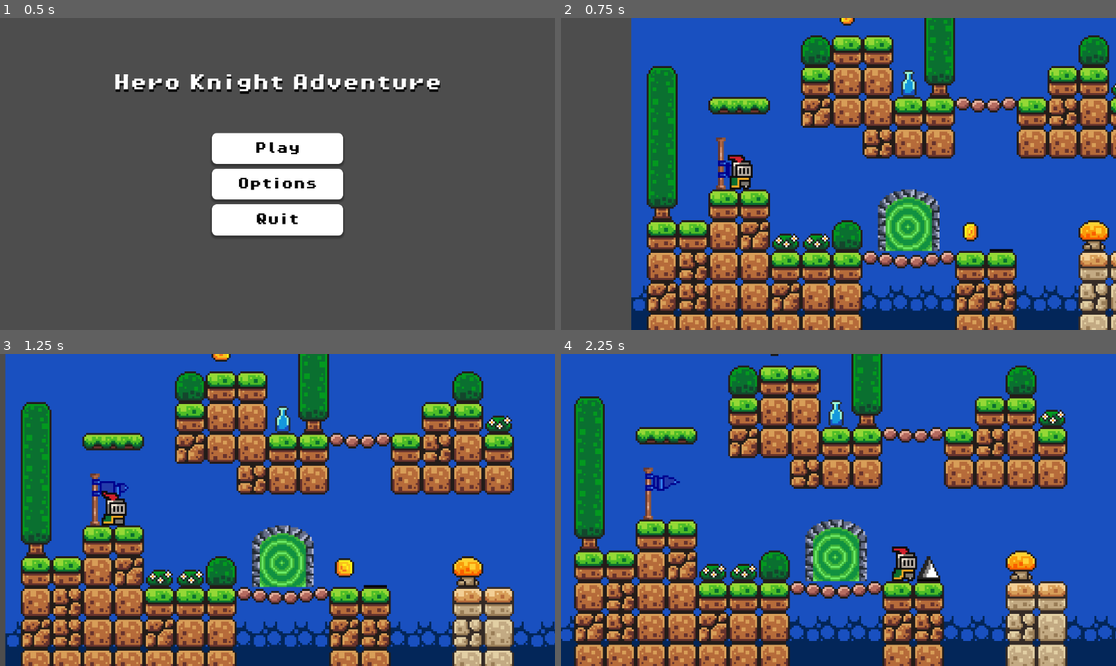
Above: before the commit, frames 1-4 (two rows, left to right).
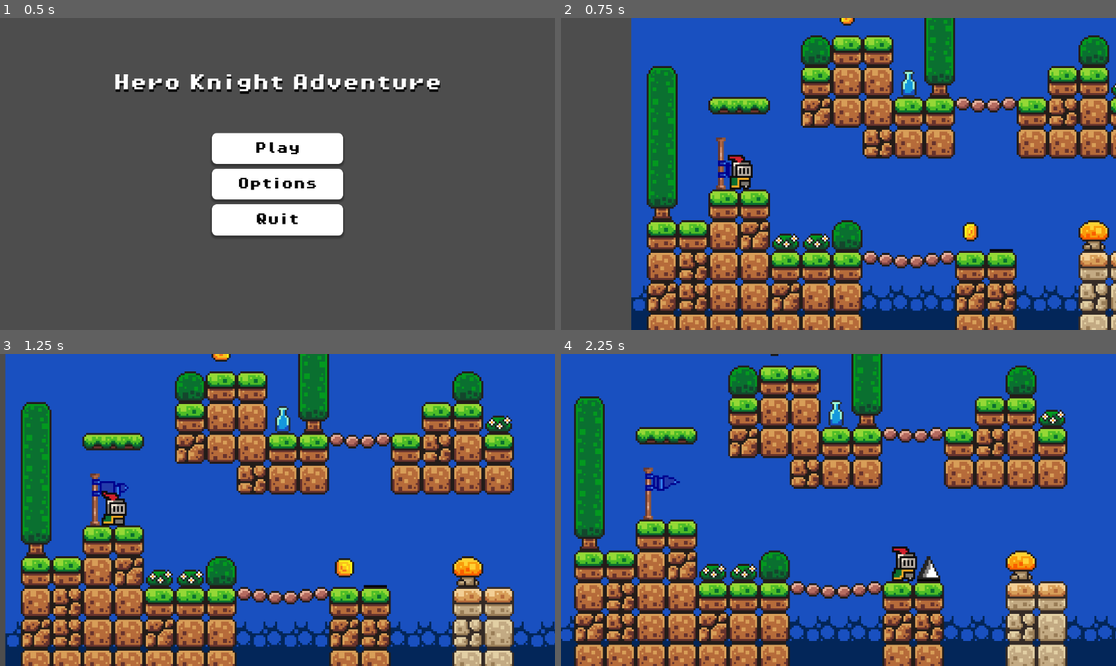
Above: after the commit, the same moments.

Repository: Dary30/hero-knight-adventure
Game: Godot game, scene res://scenes/ui/MainMenu.tscn
The game is run twice, just before and just after one commit, with the same random seed, the same clock (stepped at 60 frames per second) and the same inputs.
Inputs:
- Up to frame 1 (0.5 s): no input
- Up to frame 2 (0.75 s): click "Play" at 0.5 s
- Up to frame 3 (1.25 s): no input
- Up to frame 4 (2.25 s): hold D (move_right) from 1.28 s (still down); tap Space (jump) at 1.52 s

Frame 1 is identical in both runs. In frame 2, 2.1% of the frame differs, in the area x 57-69%, y 54-75%; in frame 3, 2.1%; in frame 4, 2.1%.

Commit message:
Fix portal logic
Added a delay before switching the scene.

Diff:
--- a/scenes/levels/Tutorial.tscn
+++ b/scenes/levels/Level0.tscn
@@ -1,19 +1,20 @@
-[gd_scene load_steps=13 format=4 uid="uid://cxr50oxeme7c"]
-
-[ext_resource type="Texture2D" uid="uid://dsqe6eu8lc7x0" path="res://assets/sprites/world_tileset.png" id="1_8omqi"]
-[ext_resource type="Script" uid="uid://6svpc7mr1rmi" path="res://scripts/game_manager.gd" id="1_61wbf"]
-[ext_resource type="PackedScene" uid="uid://165lto56x54j" path="res://scenes/characters/Player.tscn" id="2_dlxjb"]
-[ext_resource type="Texture2D" uid="uid://v2c7swtvmc5k" path="res://assets/sprites/ui_coin.png" id="2_elm2s"]
-[ext_resource type="PackedScene" uid="uid://divceca0xdplw" path="res://scenes/mechanics/Killzone.tscn" id="3_dlxjb"]
-[ext_resource type="FontFile" uid="uid://rcf8py33vxyi" path="res://assets/fonts/PixelOperator8.ttf" id="4_af4br"]
-[ext_resource type="PackedScene" uid="uid://ip4knfpma1nj" path="res://scenes/mechanics/Checkpoint.tscn" id="5_0t4of"]
-[ext_resource type="PackedScene" uid="uid://c8l0nchdctlbn" path="res://scenes/collectibles/Coin.tscn" id="5_7ktok"]
-[ext_resource type="PackedScene" uid="uid://cfysjm623s8jh" path="res://scenes/enemies/Spike.tscn" id="6_off5s"]
+[gd_scene load_steps=14 format=4 uid="uid://cxr50oxeme7c"]
+
+[ext_resource type="Script" uid="uid://6svpc7mr1rmi" path="res://scripts/game_manager.gd" id="1_ue060"]
+[ext_resource type="Texture2D" uid="uid://v2c7swtvmc5k" path="res://assets/sprites/ui_coin.png" id="2_oswwn"]
+[ext_resource type="PackedScene" uid="uid://165lto56x54j" path="res://scenes/characters/Player.tscn" id="3_c2uwi"]
+[ext_resource type="PackedScene" uid="uid://divceca0xdplw" path="res://scenes/mechanics/Killzone.tscn" id="4_n5l3n"]
+[ext_resource type="Texture2D" uid="uid://dsqe6eu8lc7x0" path="res://assets/sprites/world_tileset.png" id="5_6se2n"]
+[ext_resource type="FontFile" uid="uid://rcf8py33vxyi" path="res://assets/fonts/PixelOperator8.ttf" id="6_hsw41"]
+[ext_resource type="PackedScene" uid="uid://ip4knfpma1nj" path="res://scenes/mechanics/Checkpoint.tscn" id="7_auvjl"]
+[ext_resource type="PackedScene" uid="uid://cfysjm623s8jh" path="res://scenes/enemies/Spike.tscn" id="8_l5fl4"]
+[ext_resource type="PackedScene" uid="uid://c8l0nchdctlbn" path="res://scenes/collectibles/Coin.tscn" id="9_nx170"]
+[ext_resource type="PackedScene" uid="uid://ljk0lsnem58n" path="res://scenes/mechanics/Portal.tscn" id="10_h27y2"]
 
 [sub_resource type="WorldBoundaryShape2D" id="WorldBoundaryShape2D_dlxjb"]
 
 [sub_resource type="TileSetAtlasSource" id="TileSetAtlasSource_af4br"]
-texture = ExtResource("1_8omqi")
+texture = ExtResource("5_6se2n")
 0:0/0 = 0
 0:0/0/physics_layer_0/polygon_0/points = PackedVector2Array(-8, -8, 8, -8, 8, 8, -8, 8)
 1:0/0 = 0
@@ -264,46 +265,49 @@
 offset_top = 299.0
 offset_right = 1372.0
 offset_bottom = 307.0
-theme_override_fonts/font = ExtResource("4_af4br")
+theme_override_fonts/font = ExtResource("6_hsw41")
 theme_override_font_sizes/font_size = 8
 text = "SPIKES!!! Be careful."
 metadata/_edit_use_anchors_ = true
 
 [node name="Checkpoints" type="Node" parent="."]
 
-[node name="Checkpoint" parent="Checkpoints" instance=ExtResource("5_0t4of")]
+[node name="Checkpoint" parent="Checkpoints" instance=ExtResource("7_auvjl")]
 position = Vector2(59, 437)
 
-[node name="Checkpoint2" parent="Checkpoints" instance=ExtResource("5_0t4of")]
+[node name="Checkpoint2" parent="Checkpoints" instance=ExtResource("7_auvjl")]
 position = Vector2(1006, 453)
 
 [node name="Enemies" type="Node" parent="."]
 
-[node name="Spike" parent="Enemies" instance=ExtResource("6_off5s")]
+[node name="Spike" parent="Enemies" instance=ExtResource("8_l5fl4")]
 position = Vector2(1370, 339)
 
-[node name="Spike2" parent="Enemies" instance=ExtResource("6_off5s")]
+[node name="Spike2" parent="Enemies" instance=ExtResource("8_l5fl4")]
 position = Vector2(1354, 339)
 
-[node name="Spike3" parent="Enemies" instance=ExtResource("6_off5s")]
+[node name="Spike3" parent="Enemies" instance=ExtResource("8_l5fl4")]
 position = Vector2(1338, 339)
 
-[node name="Spike4" parent="Enemies" instance=ExtResource("6_off5s")]
+[node name="Spike4" parent="Enemies" instance=ExtResource("8_l5fl4")]
 position = Vector2(1402, 323)
 
-[node name="Spike5" parent="Enemies" instance=ExtResource("6_off5s")]
+[node name="Spike5" parent="Enemies" instance=ExtResource("8_l5fl4")]
 position = Vector2(1658, 227)
 
-[node name="Spike6" parent="Enemies" instance=ExtResource("6_off5s")]
+[node name="Spike6" parent="Enemies" instance=ExtResource("8_l5fl4")]
 position = Vector2(1946, 211)
 
-[node name="Spike7" parent="Enemies" instance=ExtResource("6_off5s")]
+[node name="Spike7" parent="Enemies" instance=ExtResource("8_l5fl4")]
 position = Vector2(1962, 211)
 
 [node name="Coins" type="Node" parent="."]
 
-[node name="Coin" parent="Coins" instance=ExtResource("5_7ktok")]
+[node name="Coin" parent="Coins" instance=ExtResource("9_nx170")]
 position = Vector2(171, 449)
 
-[node name="Coin2" parent="Coins" instance=ExtResource("5_7ktok")]
+[node name="Coin2" parent="Coins" instance=ExtResource("9_nx170")]
 position = Vector2(187, 449)
+
+[node name="Node2D" parent="." instance=ExtResource("10_h27y2")]
+position = Vector2(272, 432)
--- a/scenes/levels/Level1.tscn
+++ b/scenes/levels/Level1.tscn
@@ -304,6 +304,3 @@
 [node name="Portal" parent="." instance=ExtResource("11_dqba7")]
 z_index = -1
 position = Vector2(664, 130)
-
-[node name="Node2D" parent="." instance=ExtResource("11_dqba7")]
-position = Vector2(128, 464)
--- a/scripts/portal.gd
+++ b/scripts/portal.gd
@@ -3,5 +3,10 @@
 
 func _on_area_2d_area_entered(area: Area2D) -> void:
 	if area.get_parent() is Player:
-		#get_tree().change_scene_to_file("res://scenes/levels/Level" + str(int(get_tree().current_scene.name) + 1) + ".tscn")
-		print("res://scenes/levels/Level" + str(int(get_tree().current_scene.name) + 1) + ".tscn")
+		var current_level = int(get_tree().current_scene.name)
+		var next_level_path = "res://scenes/levels/Level" + str(current_level + 1) + ".tscn"
+		call_deferred("change_level", next_level_path)
+
+
+func change_level(path: String) -> void:
+	get_tree().change_scene_to_file(path)
Not shown: 5 places in scenes/levels/Level0.tscn that only renumber resources
